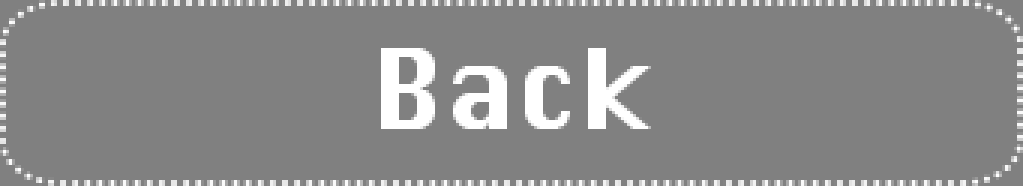
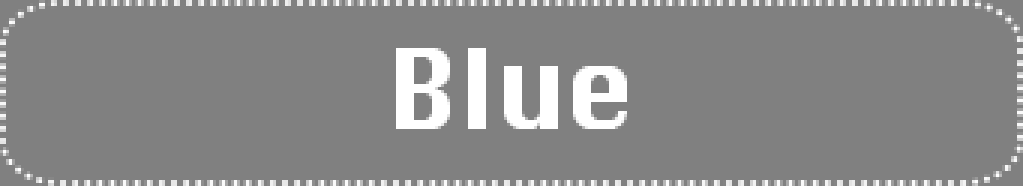
Layered file, before and after one edit (1023 x 186). Changes by layer:
renamed "Back" to "Blue", painted on it over [381, 48, 651, 129]
